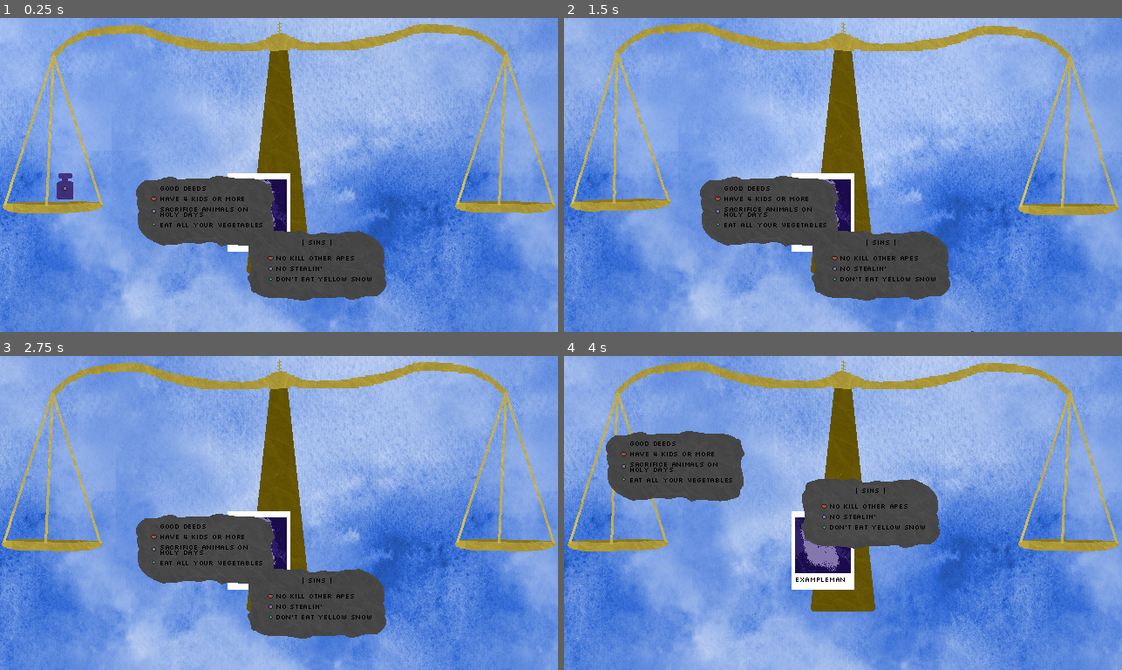
Above: before the commit, frames 1-4 (two rows, left to right).
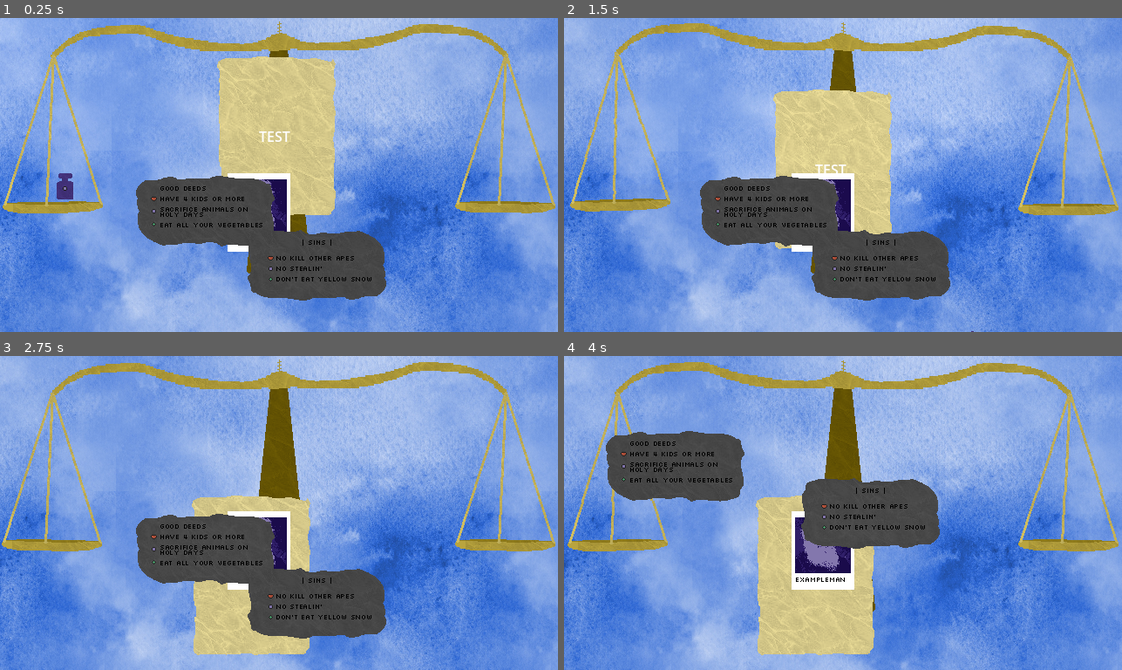
Above: after the commit, the same moments.

Repository: NicEastvillage/GMTKGameJam2024
Game: Godot game, scene res://scenes/main.tscn
Same seed, same stepped clock (60 frames per second), same inputs: the game is played once before the commit and once after it.
Inputs (mouse positions are in pixels of both pictures, inside the frame that each line leads up to):
- Up to frame 1 (0.25 s): no input
- Up to frame 2 (1.5 s): drag from (625, 218) to (898, 105) at 0.52 s; drag from (843, 137) to (815, 237) at 1.27 s
- Up to frame 3 (2.75 s): move the mouse to (256, 550) at 2.02 s; click (256, 550) at 2.17 s
- Up to frame 4 (4 s): drag from (770, 547) to (675, 465) at 2.77 s; drag from (882, 604) to (870, 513) at 3.52 s

The runs differ from the first frame. In frame 1, 8.6% of the frame differs, in the area x 38-61%, y 12-63%; in frame 2, 6.7%; in frame 3, 4.4%; in frame 4, 6.5%.

Commit message:
Fix draggable example

Diff:
--- a/prefabs/draggable.tscn
+++ b/prefabs/draggable.tscn
@@ -1,23 +1,29 @@
 [gd_scene load_steps=4 format=3 uid="uid://b4msc77geuuvr"]
 
 [ext_resource type="Script" path="res://scripts/draggable.gd" id="1_jcb7h"]
-[ext_resource type="Texture2D" uid="uid://crxg2np84jiel" path="res://sprites/Diamond.png" id="1_p3o23"]
+[ext_resource type="Texture2D" uid="uid://bw1k0tacnuwh" path="res://sprites/Sheet2.png" id="2_yglt7"]
 
 [sub_resource type="RectangleShape2D" id="RectangleShape2D_2jh7o"]
-size = Vector2(128, 128)
+size = Vector2(134, 178)
 
 [node name="Draggable" type="CharacterBody2D"]
-collision_layer = 0
+collision_layer = 4
 collision_mask = 0
 input_pickable = true
 script = ExtResource("1_jcb7h")
 
 [node name="Sprite2D" type="Sprite2D" parent="."]
-scale = Vector2(0.333333, 0.333333)
-texture = ExtResource("1_p3o23")
+texture = ExtResource("2_yglt7")
 
 [node name="CollisionShape2D" type="CollisionShape2D" parent="."]
 shape = SubResource("RectangleShape2D_2jh7o")
 
+[node name="Label" type="Label" parent="."]
+offset_left = -20.0
+offset_top = -12.0
+offset_right = 20.0
+offset_bottom = 11.0
+text = "TEST"
+
 [connection signal="mouse_entered" from="." to="." method="_on_mouse_entered"]
 [connection signal="mouse_exited" from="." to="." method="_on_mouse_exited"]
